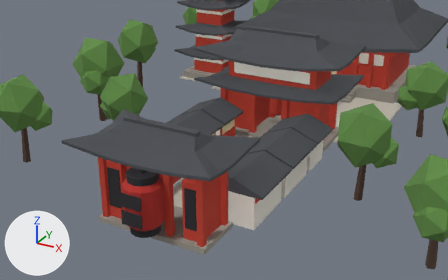
What one commit did to the glTF model public/models/landmarks/senso-ji.glb.
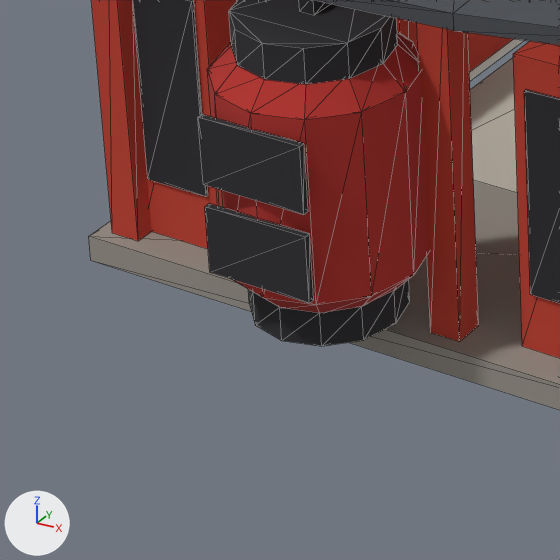
Each version appears first from a 50 mm camera at (9.54, -22.99, 10.01) aimed at (0.11, -5.84, 1.43), and next in a close-up on the part from 18% to 43% of the width and 61% to 100% of the height. Every picture has the same lights, and +X, +Y and +Z are marked at lower left. The older version's two pictures come first. The close-ups show mesh edges as thin lines. Vertices at exactly the same position are counted once.

In view in the first close-up: 'sensoji_black', 'sensoji_lantern', 'sensoji_pave', 'sensoji_red', 'sensoji_roof', 'sensoji_stone' and 1 more.
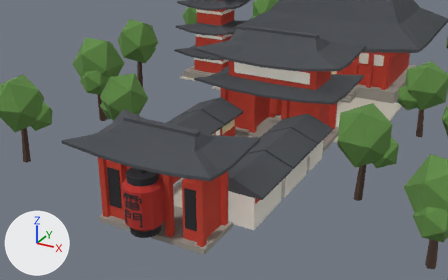
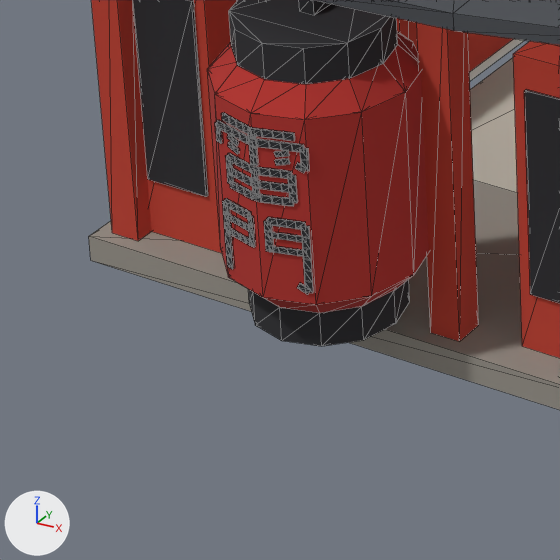
Location of each change, [x1, y1, x2, y2] in pixels of the close-ups (560 x 560 px):
part 1 of me_sensoji_black, cut back
    before: [198, 114, 314, 303]
    after: [215, 112, 313, 295]

Patch to the scene script:
```diff
--- a/public/models/landmarks/senso-ji.glb.py
+++ b/public/models/landmarks/senso-ji.glb.py
@@ me_sensoji_black @@
 # used by ob_sensoji_black; location = (0.0, 0.0, 0.0)
-me_sensoji_black.from_pydata(...)  # 148 vertices, 256 faces; spans x -1.61..1.61, y -11.03..-0.9, z 0.3..2.3
+me_sensoji_black.from_pydata(...)  # 668 vertices, 1516 faces; spans x -1.61..1.61, y -11.01..-0.9, z 0.3..2.3
+# me_sensoji_black part 1: 16 vertices removed from x -0.34..0.34, y -11.03..-10.99, z 0.74..1.72; 536 vertices added at x -0.31..0.31, y -11.01..-10.91, z 0.72..1.73
 me_sensoji_black.materials.append(mat_black)
```
